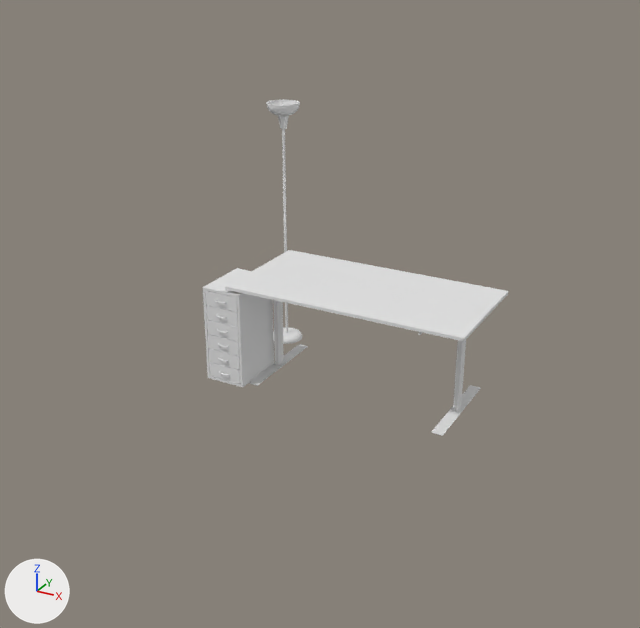
Two versions of the Blender file original_assets/room.blend, one commit apart.
One viewpoint serves both versions: a camera (50 mm lens) standing at (11.27, -23.46, 14.01) and looking at (-0.28, -2.48, 3.52). The axes (+X, +Y, +Z) are drawn at lower left. The lights are the same throughout.

Objects in the first picture: 'body', 'legs', 'tabletop', 'top-part'.
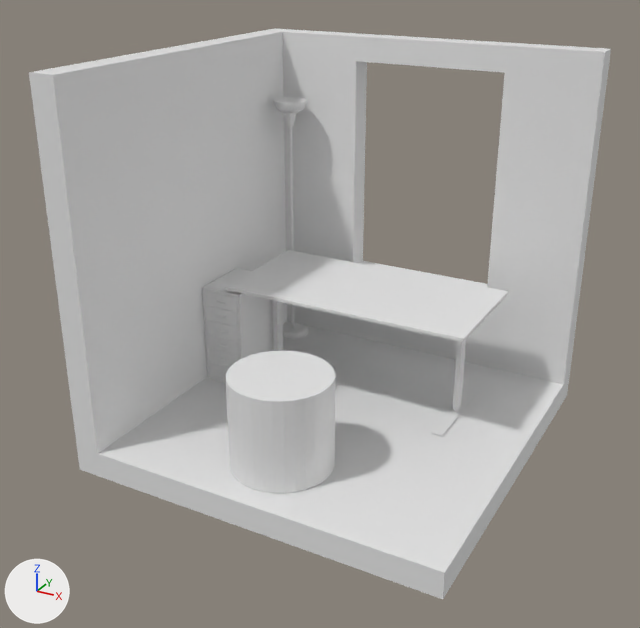
The newer file is also turned or shifted as a whole; pictures and numbers use the older file's frame.

Boxes [x1, y1, x2, y2] around the edits, measured in the pictures (640 x 628 px):
'wall-left', added: after [29, 28, 292, 454]
'floor', added: after [77, 321, 570, 599]
'wall-right', added: after [282, 30, 611, 385]
'Cylinder', added: after [226, 351, 335, 493]

Patch to the scene script:
```diff
--- a/original_assets/room.blend.py
+++ b/original_assets/room.blend.py
@@ me_cylinder_001 @@
+me_cylinder_001.from_pydata(...)  # a 32-sided cylinder along z spanning x -1.49..1.49, y -1.49..1.49, z -1.41..1.41
@@ me_cube_006 @@
+me_cube_006.from_pydata(...)  # 16 vertices, 12 faces; spans x -5.35..5.35, y -0.4..0.4, z -5.35..5.35
@@ me_cube_004 @@
+me_cube_004.from_pydata(...)  # a box spanning x -5.75..5.75, y -5.75..5.75, z -0.4..0.4
@@ me_cube_002 @@
+me_cube_002.from_pydata(...)  # a box spanning x -0.4..0.4, y -5.75..5.75, z -5.35..5.35
@@ ob_cylinder @@
+ob_cylinder = bpy.data.objects.new('Cylinder', me_cylinder_001)
+ob_cylinder.location = (0.0, -5.19, 1.42)
@@ ob_wall_right @@
+ob_wall_right = bpy.data.objects.new('wall-right', me_cube_006)
+ob_wall_right.location = (0.42, 3.74, 5.34)
@@ ob_floor @@
+ob_floor = bpy.data.objects.new('floor', me_cube_004)
+ob_floor.location = (0.02, -1.6, -0.41)
@@ ob_wall_left @@
+ob_wall_left = bpy.data.objects.new('wall-left', me_cube_002)
+ob_wall_left.location = (-5.33, -1.6, 5.34)
```
